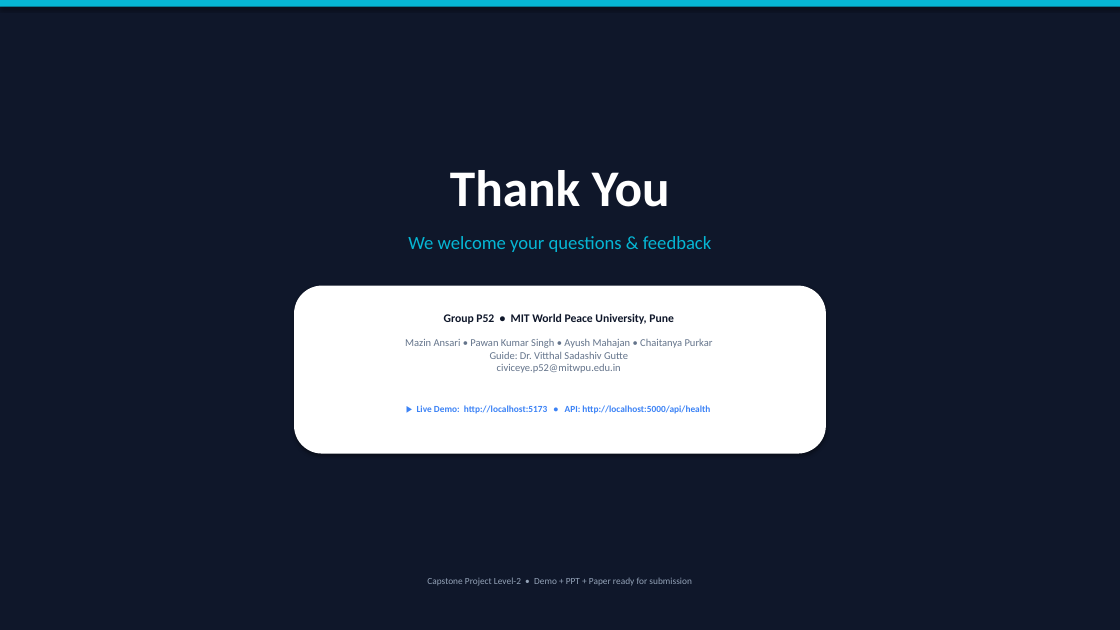
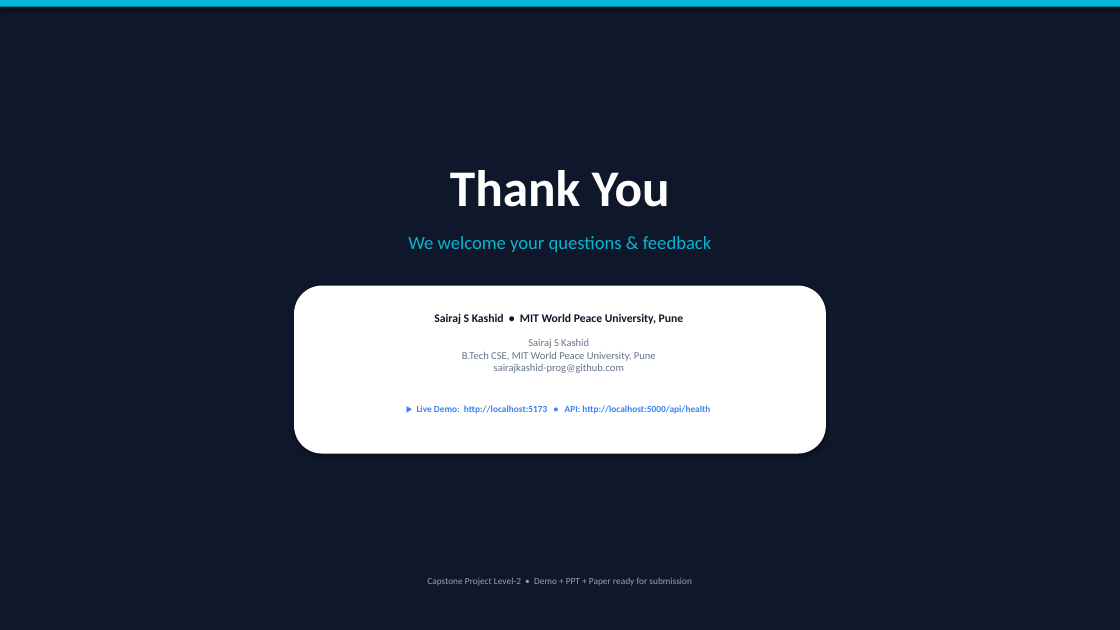
Before and after one commit to sairajkashid-prog/civiceye-ai, a slide deck: slide 18 of docs/CivicEye_AI_PPT.pptx. Drawn at 1120x630 pixels with LibreOffice and Linux fonts; fonts in the diff are those of the drawing. Boxes give left, top, right and bottom in pixels: in the first picture for what was removed or moved away, otherwise in the second. Text is boxed around its words. In the diff, an @@ line names an element or a change of style, - is before the commit and + after.

Commit message:
Rebrand to Sairaj S Kashid - single author project

```diff
--- a/docs/CivicEye_AI_PPT.pptx
+++ b/docs/CivicEye_AI_PPT.pptx
@@ text at [434, 313, 684, 324]: text changed @@
-Group P52 • MIT World Peace University, Pune
+Sairaj S Kashid • MIT World Peace University, Pune
@@ text at [462, 339, 656, 373]: text changed @@
-Mazin Ansari • Pawan Kumar Singh • Ayush Mahajan • Chaitanya Purkar
-Guide: Dr. Vitthal Sadashiv Gutte
-civiceye.p52@mitwpu.edu.in
+Sairaj S Kashid
+B.Tech CSE, MIT World Peace University, Pune
+sairajkashid-prog@github.com
```
Also in this commit, not shown: 2 other slides changed, 9 other files.
